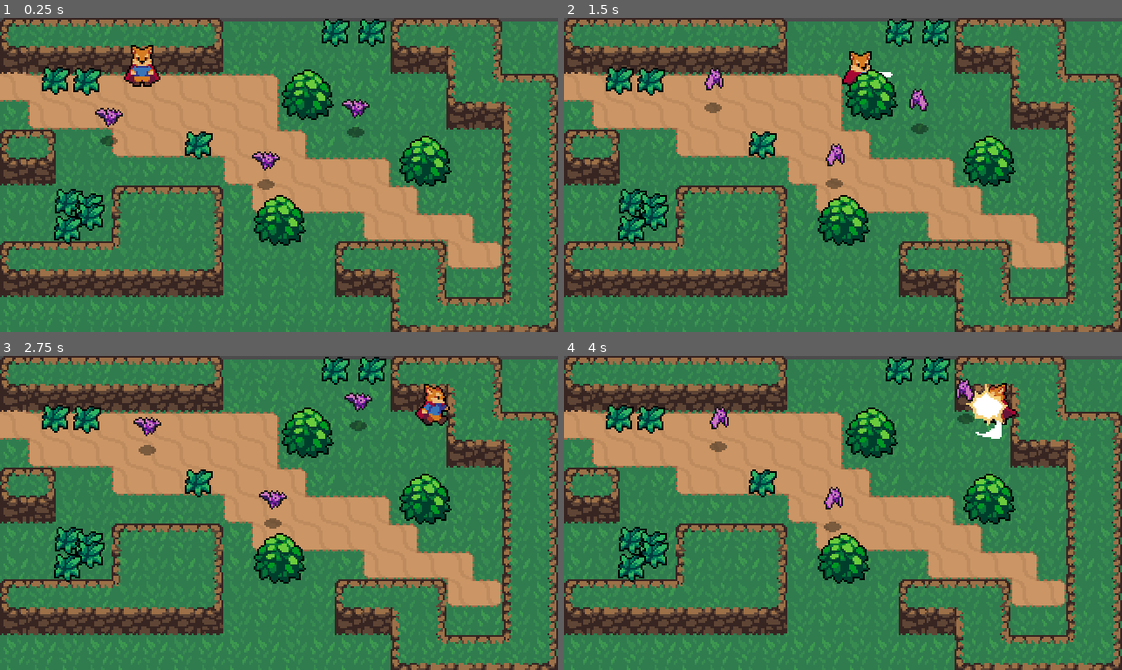
Above: before the commit, frames 1-4 (two rows, left to right).
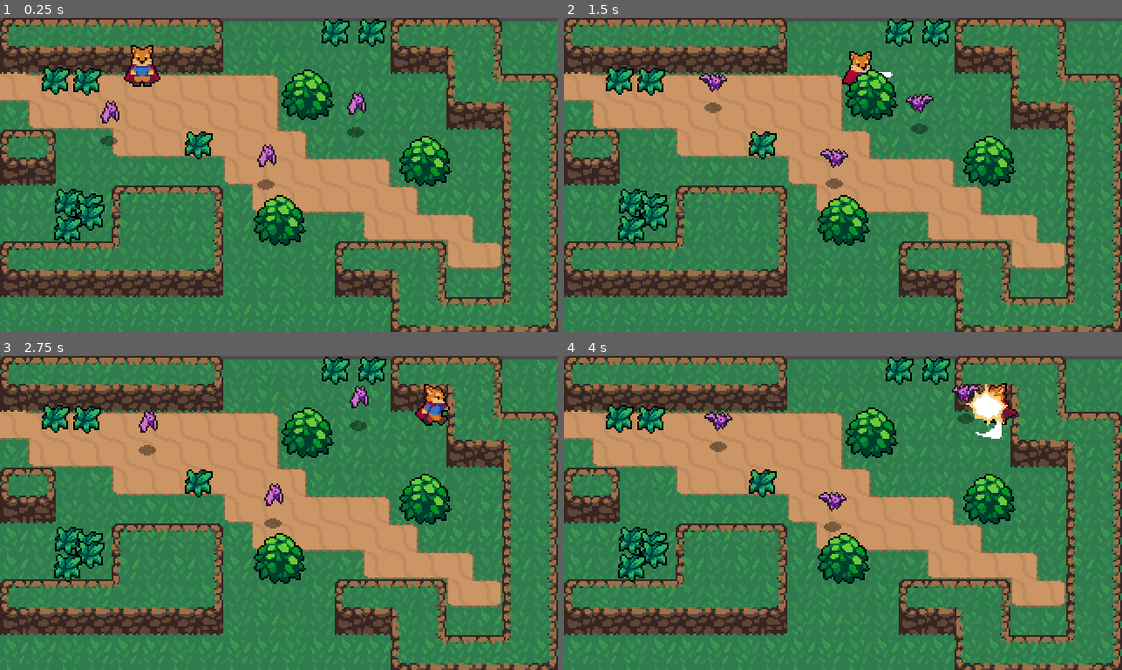
Above: after the commit, the same moments.

Repository: sunsLorenzo/godot_learn
Game: Godot game, scene res://World/world.tscn
Same seed, same stepped clock (60 frames per second), same inputs: the game is played once before the commit and once after it.
Inputs:
- Up to frame 1 (0.25 s): no input
- Up to frame 2 (1.5 s): hold Right (ui_right) 0.53-1.28 s; tap K (roll) at 0.6 s; hold Down (ui_down) from 1.28 s (still down); tap J (attack) at 1.35 s
- Up to frame 3 (2.75 s): tap K (roll) at 1.55, 2.1 s; release Down (ui_down) at 2.03 s; hold Right (ui_right) from 2.03 s (still down)
- Up to frame 4 (4 s): release Right (ui_right) at 2.78 s; hold Up (ui_up) 2.78-3.53 s; tap K (roll) at 2.85, 3.8 s; hold Left (ui_left) from 3.53 s (still down); hold J (attack) from 3.53 s (still down)

The runs differ from the first frame. In frame 1, 0.6% of the frame differs, in the area x 17-67%, y 23-49%; in frame 2, 0.6%; in frame 3, 0.6%; in frame 4, 0.6%.

Commit message:
玩家属性，小怪攻击，Hit-Hurtbox状态理解

Diff:
--- a/RPG/Enemies/Bat.gd
+++ b/RPG/Enemies/Bat.gd
@@ -17,6 +17,7 @@
 onready var sprite = $AnimatedBatSprite
 onready var  stats = $Stats
 onready var playerDetectionZone = $PlayerDetectionZone
+onready var hurtbox = $Hurtbox
 
 func _ready():
 	print(stats.max_health)
@@ -57,15 +58,16 @@
 	stats.health -= area.damage
 #	if stats.health <= 0:
 #		queue_free()
+	hurtbox.create_hit_effect()
 	knockback = area.knockback_vector * 150  # area 是进入该物体的area (Player 的Hitbox )
 
+
 func create_death_animation():
-	pass
-
 	var enemyDeathEffect = EnemyEffect.instance()
 	get_parent().add_child(enemyDeathEffect)
 	enemyDeathEffect.global_position = global_position
 	queue_free()
+
 func _on_Stats_no_health():
 	create_death_animation()
 	queue_free()
--- a/RPG/Enemies/Bat.tscn
+++ b/RPG/Enemies/Bat.tscn
@@ -6,6 +6,7 @@
 [ext_resource path="res://Enemies/Bat.gd" type="Script" id=4]
 [ext_resource path="res://Stats.tscn" type="PackedScene" id=5]
 [ext_resource path="res://Effects/PlayerDetectionZone.tscn" type="PackedScene" id=6]
+[ext_resource path="res://Hit_Hurt_boxs/Hitbox.tscn" type="PackedScene" id=7]
 
 [sub_resource type="AtlasTexture" id=1]
 atlas = ExtResource( 1 )
@@ -42,6 +43,9 @@
 radius = 7.73653
 height = 2.70553
 
+[sub_resource type="CircleShape2D" id=9]
+radius = 5.44648
+
 [node name="Bat" type="KinematicBody2D"]
 collision_layer = 16
 script = ExtResource( 4 )
@@ -49,7 +53,7 @@
 [node name="AnimatedBatSprite" type="AnimatedSprite" parent="."]
 frames = SubResource( 6 )
 animation = "Fly"
-frame = 2
+frame = 4
 playing = true
 offset = Vector2( 0, -12 )
 
@@ -72,9 +76,18 @@
 max_health = 2
 
 [node name="PlayerDetectionZone" parent="." instance=ExtResource( 6 )]
+
+[node name="Hitbox" parent="." instance=ExtResource( 7 )]
+collision_mask = 4
+
+[node name="CollisionShape2D" parent="Hitbox" index="0"]
+position = Vector2( 0, -14.0438 )
+shape = SubResource( 9 )
 [connection signal="area_entered" from="Hurtbox" to="." method="_on_Hurtbox_area_entered"]
 [connection signal="no_health" from="Stats" to="." method="_on_Stats_no_health"]
 
 [editable path="Hurtbox"]
 
 [editable path="PlayerDetectionZone"]
+
+[editable path="Hitbox"]
--- a/RPG/Hit_Hurt_boxs/Hurtbox.gd
+++ b/RPG/Hit_Hurt_boxs/Hurtbox.gd
@@ -1,11 +1,38 @@
 extends Area2D
 
 const HitEffct = preload("res://Effects/HitEffect.tscn")
-export(bool) var show_effct = true
+onready var timer = $Timer
+var invincible = false setget set_invincible
 
-func _on_Hurtbox_area_entered(area):
-	if show_effct:
-		var hitEffect  = HitEffct.instance()
-		var main = get_tree().current_scene
-		main.add_child(hitEffect)
-		hitEffect.global_position = global_position
+signal invincibility_started
+signal invincibility_ended
+
+func set_invincible(val):
+	invincible = val
+	if invincible == true:
+		emit_signal("invincibility_started")
+	else:
+		emit_signal("invincibility_ended")
+
+func start_invincibility(duration):
+	self.invincible = true
+	timer.start(duration)
+
+func create_hit_effect():
+	var hitEffect  = HitEffct.instance()
+	var main = get_tree().current_scene
+	main.add_child(hitEffect)
+	hitEffect.global_position = global_position
+
+func _on_Timer_timeout():
+	self.invincible = false
+
+
+func _on_Hurtbox_invincibility_started():
+#	monitorable = false
+	set_deferred("monitorable", false)
+
+
+func _on_Hurtbox_invincibility_ended():
+	monitorable = true
+#	set_deferred("moniterable", true)
--- a/RPG/Hit_Hurt_boxs/Hurtbox.tscn
+++ b/RPG/Hit_Hurt_boxs/Hurtbox.tscn
@@ -8,4 +8,8 @@
 script = ExtResource( 1 )
 
 [node name="CollisionShape2D" type="CollisionShape2D" parent="."]
-[connection signal="area_entered" from="." to="." method="_on_Hurtbox_area_entered"]
+
+[node name="Timer" type="Timer" parent="."]
+[connection signal="invincibility_ended" from="." to="." method="_on_Hurtbox_invincibility_ended"]
+[connection signal="invincibility_started" from="." to="." method="_on_Hurtbox_invincibility_started"]
+[connection signal="timeout" from="Timer" to="." method="_on_Timer_timeout"]
--- /dev/null
+++ b/RPG/Player/PlayerStats.tscn
@@ -0,0 +1,6 @@
+[gd_scene load_steps=2 format=2]
+
+[ext_resource path="res://Stats.tscn" type="PackedScene" id=1]
+
+[node name="PlayerStats" instance=ExtResource( 1 )]
+max_health = 4
--- a/RPG/Player/player.gd
+++ b/RPG/Player/player.gd
@@ -12,16 +12,18 @@
 var state = MOVE
 var velocity = Vector2.ZERO
 var roll_vector = Vector2.DOWN
-
+var stats = PlayerStats
 
 onready var  animationPlayer = $AnimationPlayer
 onready var animationTree = $AnimationTree
 onready var animationState = animationTree.get("parameters/playback")
 onready var swordHitbox = $HitboxPivot/SwordHitbox
-
+onready var  hurtbox = $Hurtbox
 
 func _ready():
+	stats.connect("no_health", self, "queue_free")
 	animationTree.active = true
+	swordHitbox.knockback_vector = roll_vector
 
 func _physics_process(delta):
 	match state:
@@ -76,3 +78,11 @@
 
 func attack_animation_finished():
 	state = MOVE
+
+
+
+func _on_Hurtbox_area_entered(area):
+	stats.health -= 1
+	print(stats.health)
+	hurtbox.start_invincibility(0.5)
+	hurtbox.create_hit_effect()
--- a/RPG/Player/player.tscn
+++ b/RPG/Player/player.tscn
@@ -1,9 +1,10 @@
-[gd_scene load_steps=51 format=2]
+[gd_scene load_steps=53 format=2]
 
 [ext_resource path="res://Player/player.gd" type="Script" id=1]
 [ext_resource path="res://Player/Player.png" type="Texture" id=2]
 [ext_resource path="res://Hit_Hurt_boxs/Hitbox.tscn" type="PackedScene" id=3]
 [ext_resource path="res://Player/SwordHitbox.gd" type="Script" id=4]
+[ext_resource path="res://Hit_Hurt_boxs/Hurtbox.tscn" type="PackedScene" id=5]
 
 [sub_resource type="CapsuleShape2D" id=1]
 radius = 3.46019
@@ -599,6 +600,10 @@
 radius = 9.83671
 height = 16.5163
 
+[sub_resource type="CapsuleShape2D" id=47]
+radius = 5.54069
+height = 6.56241
+
 [node name="player" type="KinematicBody2D"]
 position = Vector2( 0, 0.555544 )
 collision_layer = 2
@@ -610,7 +615,7 @@
 position = Vector2( 0, -9.12436 )
 texture = ExtResource( 2 )
 hframes = 60
-frame = 58
+frame = 59
 
 [node name="CollisionShape2D" type="CollisionShape2D" parent="."]
 position = Vector2( 0, -0.124363 )
@@ -659,4 +664,14 @@
 shape = SubResource( 46 )
 disabled = true
 
+[node name="Hurtbox" parent="." instance=ExtResource( 5 )]
+collision_layer = 4
+
+[node name="CollisionShape2D" parent="Hurtbox" index="0"]
+position = Vector2( 0, -7.34063 )
+shape = SubResource( 47 )
+[connection signal="area_entered" from="Hurtbox" to="." method="_on_Hurtbox_area_entered"]
+
 [editable path="HitboxPivot/SwordHitbox"]
+
+[editable path="Hurtbox"]
--- a/RPG/project.godot
+++ b/RPG/project.godot
@@ -18,6 +18,10 @@
 config/name="RPG"
 run/main_scene="res://World/world.tscn"
 config/icon="res://icon.png"
+
+[autoload]
+
+PlayerStats="*res://Player/PlayerStats.tscn"
 
 [display]
 
Not shown: 1 places in RPG/Enemies/Bat.tscn that only renumber resources
Not shown, added: RPG/export_presets.cfg
Not shown, added: .gitignore
